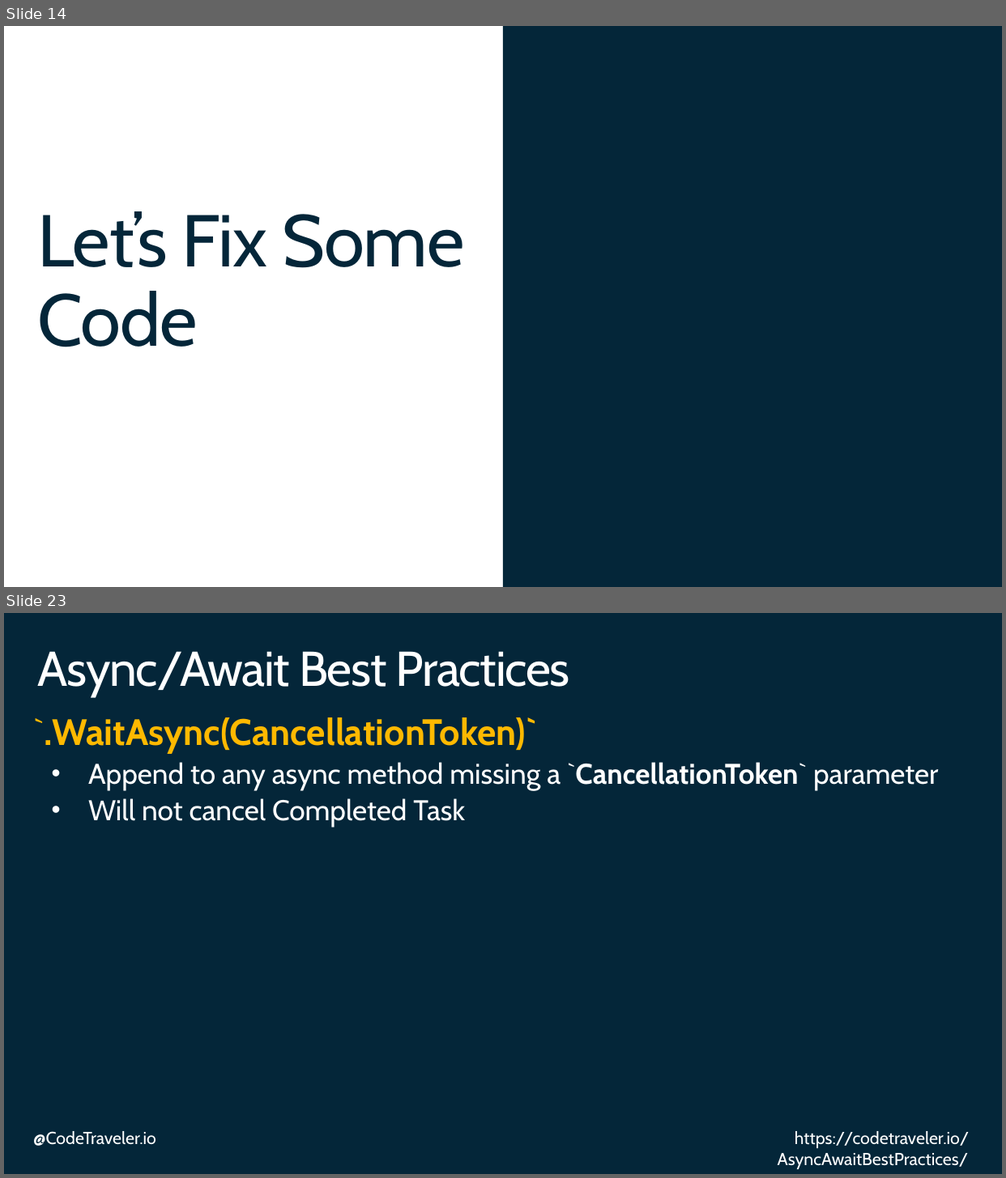
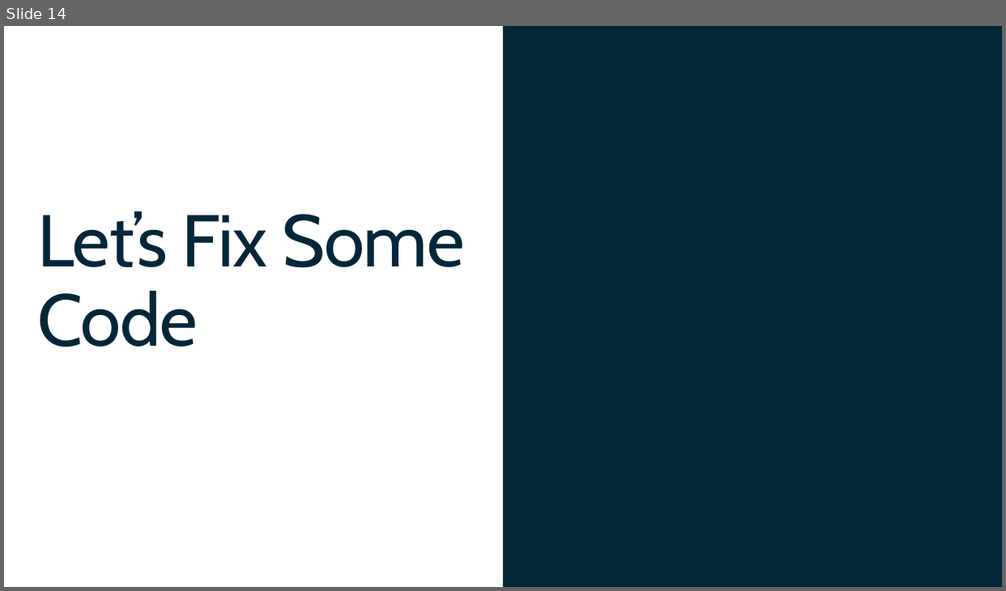
Before and after one commit to TheCodeTraveler/BecomeAnExpertWithAsyncAwait, a slide deck: 1. Thread Switching and Compiler Generatoed Code/ThreadSwitchingAndCompilerGeneratedCode.pptx. Shown one above the other, each under a label of ours: slides 14 and 23 before the commit, slide 14 after it; the slides between them are not shown. The pictures are 1006x1178 and 1006x591 pixels, drawn with LibreOffice and Linux fonts; fonts in the diff are those of the drawing; background and template pictures are left out. Boxes give left, top, right and bottom in pixels: in the first picture for what was removed or moved away, otherwise in the second. Text is boxed around its words. In the diff, an @@ line names an element or a change of style, - is before the commit and + after.

```diff
--- a/1. Thread Switching and Compiler Generatoed Code/ThreadSwitchingAndCompilerGeneratedCode.pptx
+++ b/1. Thread Switching and Compiler Generatoed Code/ThreadSwitchingAndCompilerGeneratedCode.pptx
@@ slide 23 removed at bbox=[4, 613, 1002, 1174], background #042639 @@
@@ title removed at bbox=[38, 651, 570, 696] @@
-Async/Await Best Practices
@@ text removed at bbox=[33, 717, 938, 827] @@
-`.WaitAsync(CancellationToken)`
-  • Append to any async method missing a `CancellationToken` parameter
-  • Will not cancel Completed Task
@@ text removed at bbox=[33, 1131, 156, 1146] @@
-@CodeTraveler.io
@@ text removed at bbox=[778, 1131, 969, 1170] @@
-https://codetraveler.io/AsyncAwaitBestPractices/
```
Also in this commit, not shown: 12 other slides removed.
